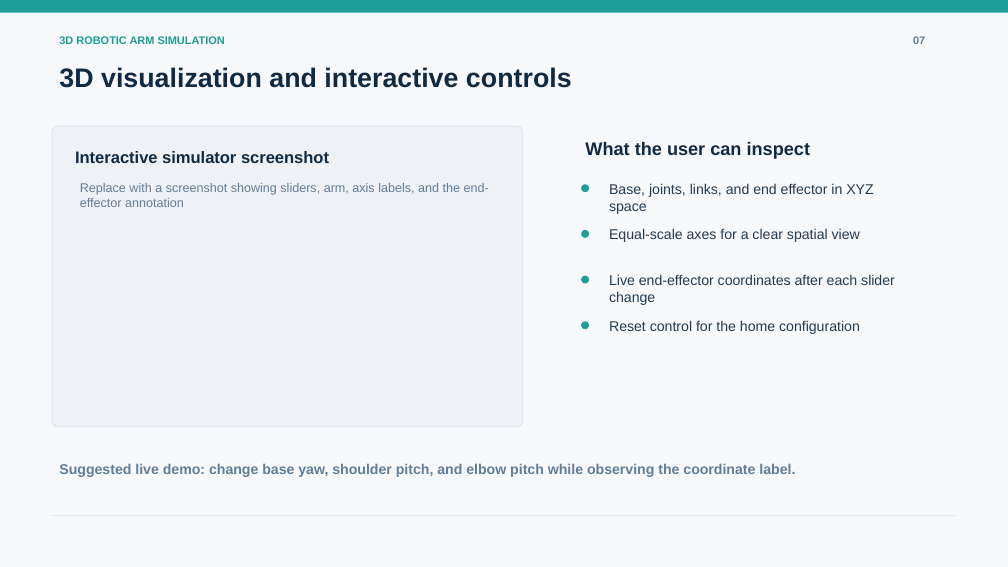
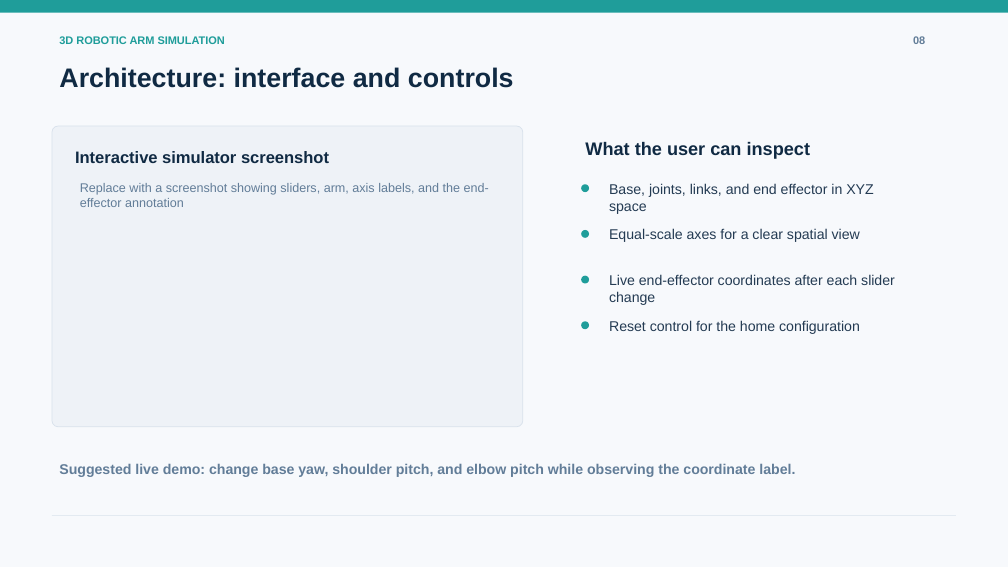
Before and after one commit to shubham01651/Robotic-arm-simulation, a slide deck: slide 8 of presentation/3d_robotic_arm_simulation.pptx (slide 7 before the commit). Drawn at 1008x567 pixels with LibreOffice and Linux fonts; fonts in the diff are those of the drawing. Boxes give left, top, right and bottom in pixels: in the first picture for what was removed or moved away, otherwise in the second. Text is boxed around its words. In the diff, an @@ line names an element or a change of style, - is before the commit and + after.

```diff
--- a/presentation/3d_robotic_arm_simulation.pptx
+++ b/presentation/3d_robotic_arm_simulation.pptx
@@ text at (913, 36, 925, 44): text changed @@
-07
+08
@@ text at (59, 67, 514, 88): text changed @@
-3D visualization and interactive controls
+Architecture: interface and controls
```
Also in this commit, not shown: 8 other slides changed, 1 slide added.
